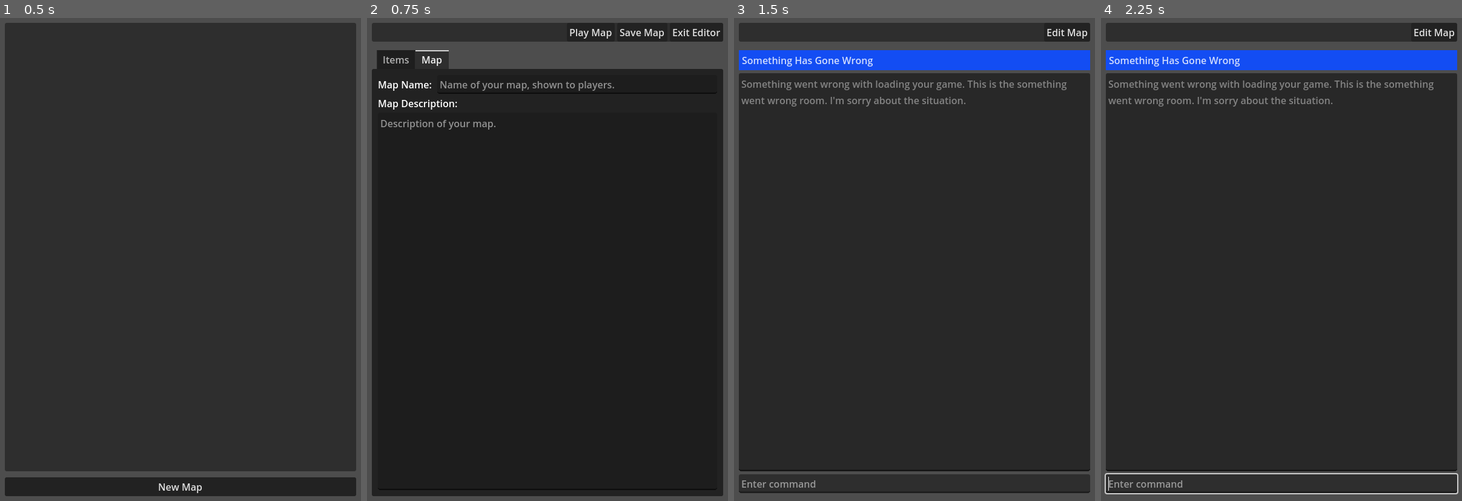
Above: before the commit, frames 1-4 (left to right).
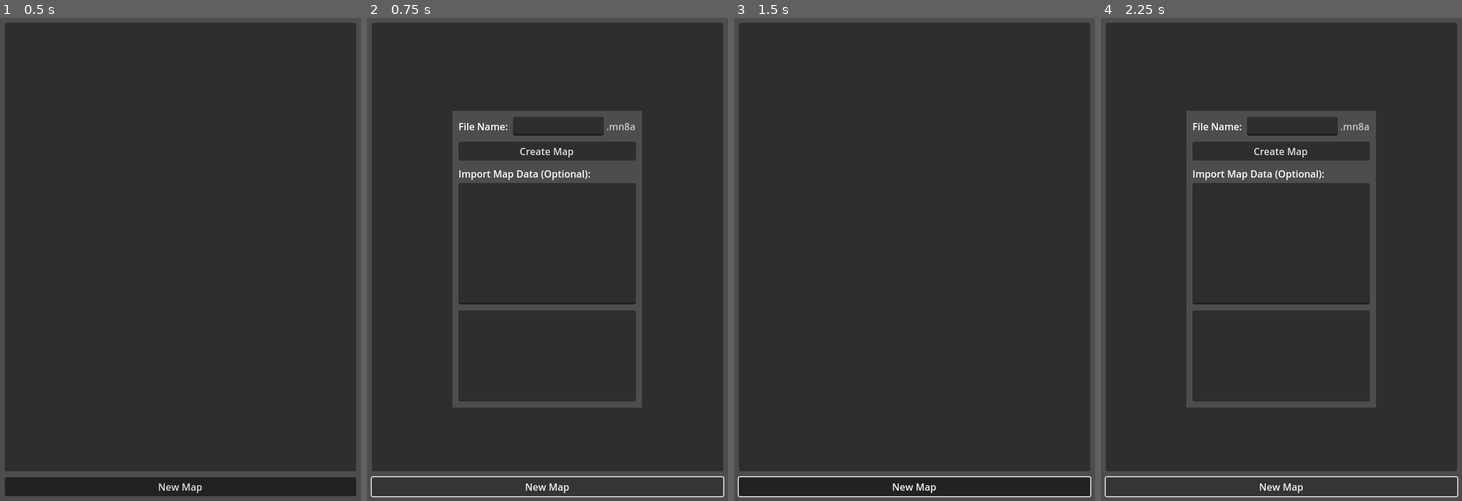
Above: after the commit, the same moments.

Repository: SashaMkrv/godot-4.2.1-text-adventure
Game: Godot game, scene res://NavigationOnly/Scenes/NavigationOnlyApp.tscn
Same seed, same stepped clock (60 frames per second), same inputs: the game is played once before the commit and once after it.
Inputs (mouse positions are in pixels of both pictures, inside the frame that each line leads up to):
- Up to frame 1 (0.5 s): no input
- Up to frame 2 (0.75 s): click "New Map" at 0.5 s
- Up to frame 3 (1.5 s): click (957, 32) at 1.25 s, where only the run before the commit has a clickable "Play Map"
- Up to frame 4 (2.25 s): click (1281, 486) at 2 s, where only the run after the commit has a clickable "New Map"

Frame 1 is identical in both runs. In frame 2, 16% of the frame differs, in the area x 1-99%, y 2-100%; in frame 3, 9.3%; in frame 4, 17%.
Error before the commit: Invalid access to property or key of type 'String' on a base object of type 'Dictionary'. (res://NavigationOnly/Scripts/MapPlayer.gd:144)

Commit message:
hook map browser up to new map popup

Diff:
--- a/NavigationOnly/Scripts/MapList/MapBrowser.gd
+++ b/NavigationOnly/Scripts/MapList/MapBrowser.gd
@@ -2,6 +2,7 @@
 class_name MapBrowser
 
 signal opening_map(mapListItemInfo: MapListItemInfo)
+signal creating_file(filename: String, editorGame: EditorGame)
 
 @export
 var games: Array[MapListItemInfo] = []:
@@ -18,6 +19,8 @@
 	set(value):
 		mapList = value
 		updateUi()
+@onready
+var newMapPopup: Popup = $NewMapPopup
 
 var currentSelectedItem: MapListItemInfo:
 	set(value):
@@ -60,8 +63,22 @@
 func openMap(item: MapListItemInfo) -> void:
 	opening_map.emit(item)
 
+func continueWithNewMap(filename: String, mapData: String) -> void:
+	var game: EditorGame
+	if mapData.is_empty():
+		game = EditorGame.NewEmptyGame()
+	else:
+		game = EditorGame._from_dict(JSON.parse_string(mapData))
+	creating_file.emit(filename, game)
+	newMapPopup.hide()
+
+func startNewMapFlow() -> void:
+	newMapPopup.always_on_top = true
+	newMapPopup.popup_centered()
+	newMapPopup.show()
+
 func _on_make_new_map_button_pressed() -> void:
-	openMap(MapListItemInfo.BrandNewFile())
+	startNewMapFlow()
 
 
 func _on_map_list_game_selected(mapListItemInfo: MapListItemInfo) -> void:
@@ -70,3 +87,7 @@
 
 func _on_map_info_container_open_map_clicked() -> void:
 	openMap(currentSelectedItem)
+
+
+func _on_create_new_map_view_new_map_requested(filename: String, mapData: String) -> void:
+	continueWithNewMap(filename, mapData)
